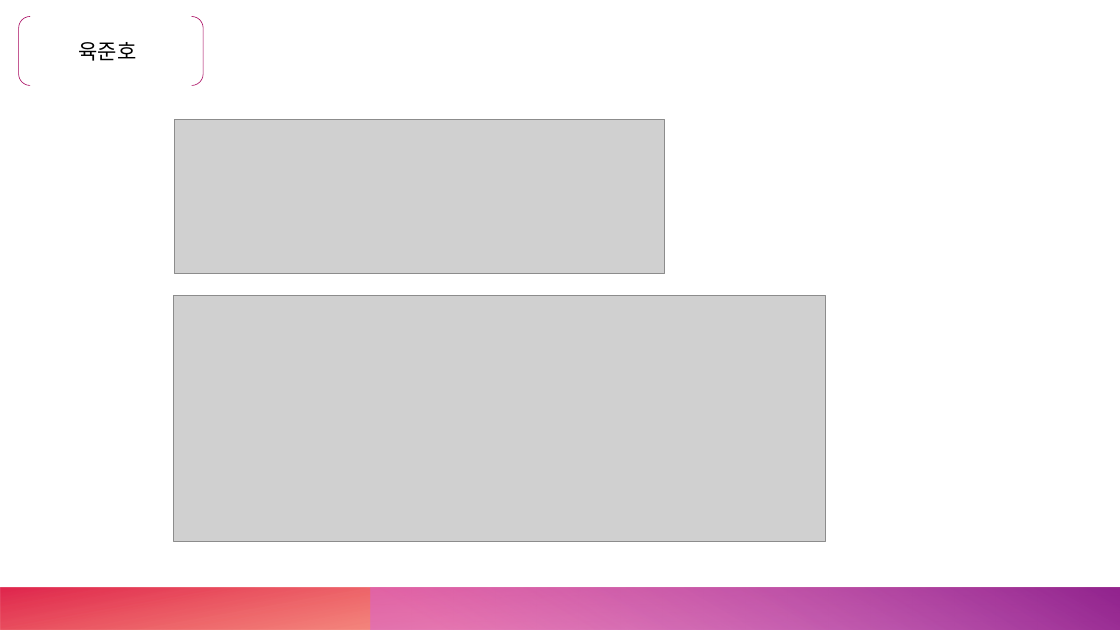
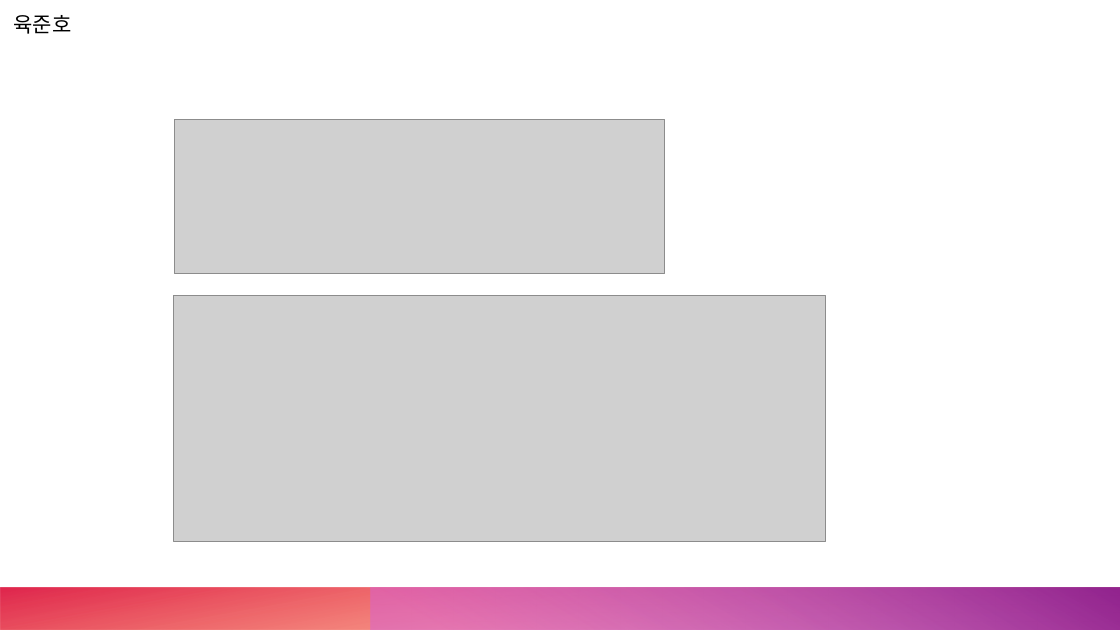
Before and after one commit to Mrgil0/FourGlass, a slide deck: slide 11 of FourGlass/FourGlass.pptx (slide 7 before the commit). Drawn at 1120x630 pixels with LibreOffice and Linux fonts; fonts in the diff are those of the drawing; grey boxes stand for pictures. Boxes give left, top, right and bottom in pixels: in the first picture for what was removed or moved away, otherwise in the second. Text is boxed around its words. In the diff, an @@ line names an element or a change of style, - is before the commit and + after.

```diff
--- a/FourGlass/FourGlass.pptx
+++ b/FourGlass/FourGlass.pptx
@@ text "육준호": place and size @@
-text "육준호" at <box>79,42,137,61</box>
+text "육준호" at <box>13,15,71,34</box>
@@ bracket pair removed at <box>18,17,203,86</box> @@
```
Also in this commit, not shown: 6 other slides changed, 4 slides added, 1 slide removed.
